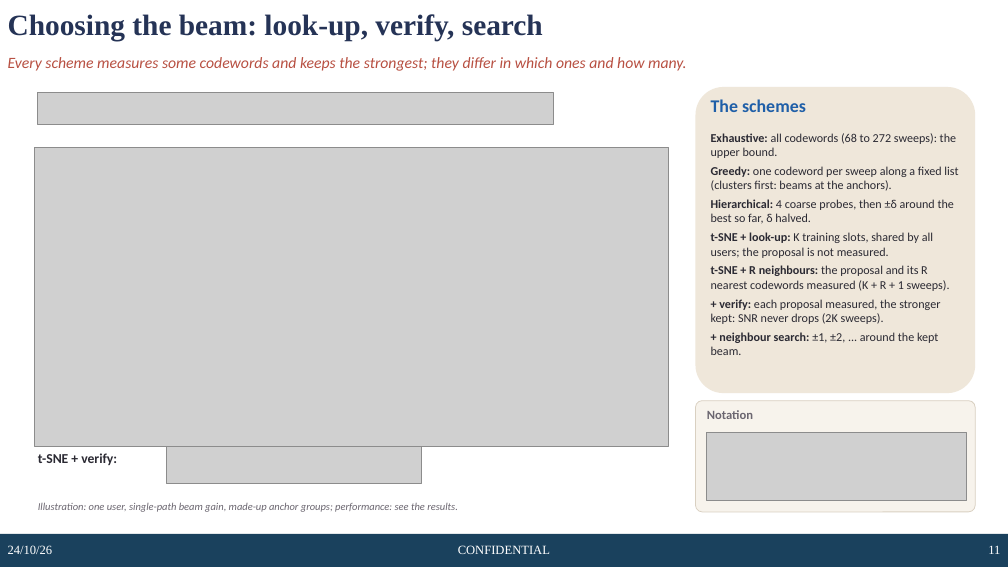
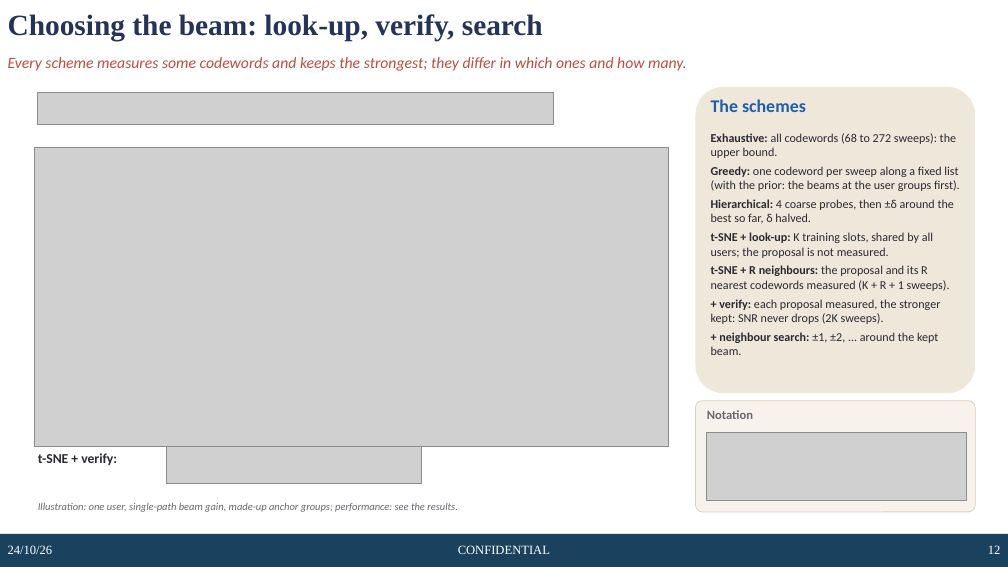
Before and after one commit to rizianno/Channel-charting-in-smart-radio-environments, a slide deck: slide 12 of slides/CC_EMS_configuration_slides.pptx (slide 11 before the commit). Drawn at 1008x567 pixels with LibreOffice and Linux fonts; fonts in the diff are those of the drawing; grey boxes stand for pictures; background and template pictures are left out. Boxes give left, top, right and bottom in pixels: in the first picture for what was removed or moved away, otherwise in the second. Text is boxed around its words. In the diff, an @@ line names an element or a change of style, - is before the commit and + after.

```diff
--- a/slides/CC_EMS_configuration_slides.pptx
+++ b/slides/CC_EMS_configuration_slides.pptx
@@ text at (711,166,960,191): text changed @@
-Greedy: one codeword per sweep along a fixed list (clusters first: beams at the anchors).
+Greedy: one codeword per sweep along a fixed list (with the prior: the beams at the user groups first).
@@ page number at (988,545,1001,554): text changed @@
-11
+12
```
Also in this commit, not shown: 11 other slides changed, 1 slide added, 47 other files.
